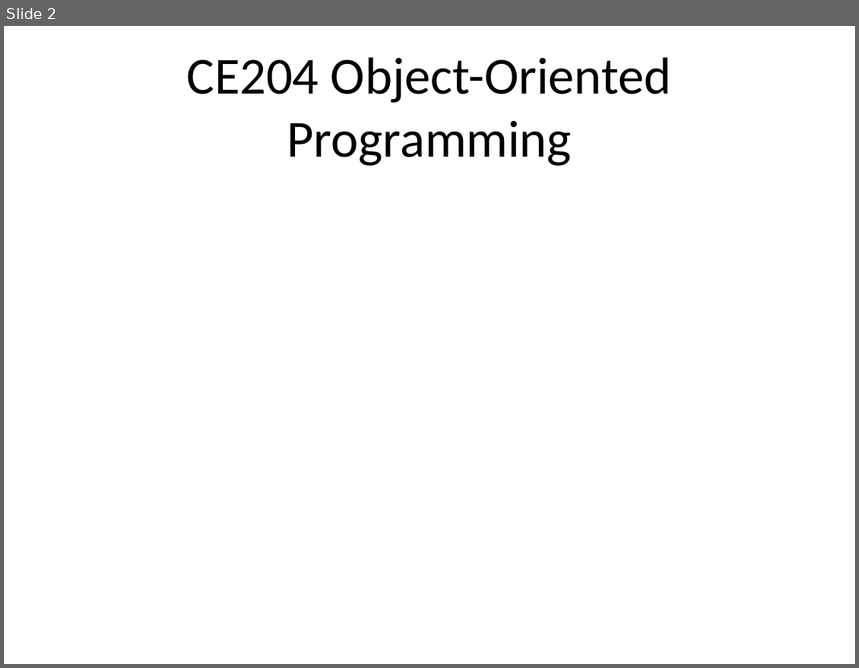
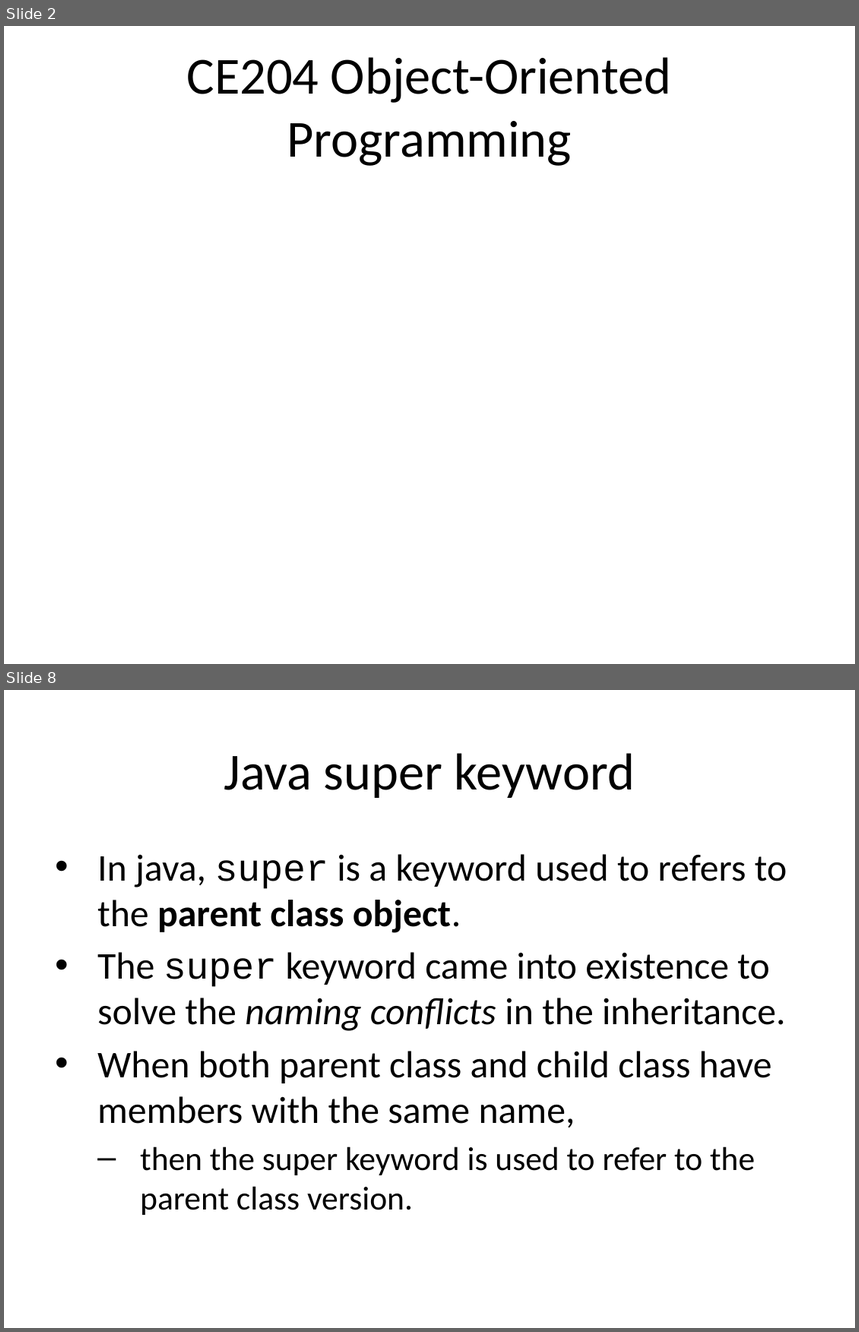
Before and after one commit to ucoruh/ce204-object-oriented-programming, a slide deck: docs/week-2/ce204-week-2.md_word.pptx. Shown one above the other, each under a label of ours: slide 2 before the commit, slides 2 and 8 after it; the slides between them are not shown. The pictures are 859x668 and 859x1332 pixels, drawn with LibreOffice and Linux fonts; fonts in the diff are those of the drawing. Boxes give left, top, right and bottom in pixels: in the first picture for what was removed or moved away, otherwise in the second. Text is boxed around its words. In the diff, an @@ line names an element or a change of style, - is before the commit and + after.

```diff
--- a/docs/week-2/ce204-week-2.md_word.pptx
+++ b/docs/week-2/ce204-week-2.md_word.pptx
@@ slide 8 added at bbox=[4, 690, 855, 1328], background #FFFFFF @@
@@ title added at bbox=[224, 753, 635, 798], 44 pt, text #000000 @@
+Java super keyword
@@ text added at bbox=[97, 854, 787, 1215], 32 pt, text #000000 @@
+• In java, super is a keyword used to refers to the parent class object.
+• The super keyword came into existence to solve the naming conflicts in the inheritance.
+• When both parent class and child class have members with the same name,
+  – then the super keyword is used to refer to the parent class version.
```
Also in this commit, not shown: 2 slides changed, 81 other slides added, 3 slides removed, 18 other files.
